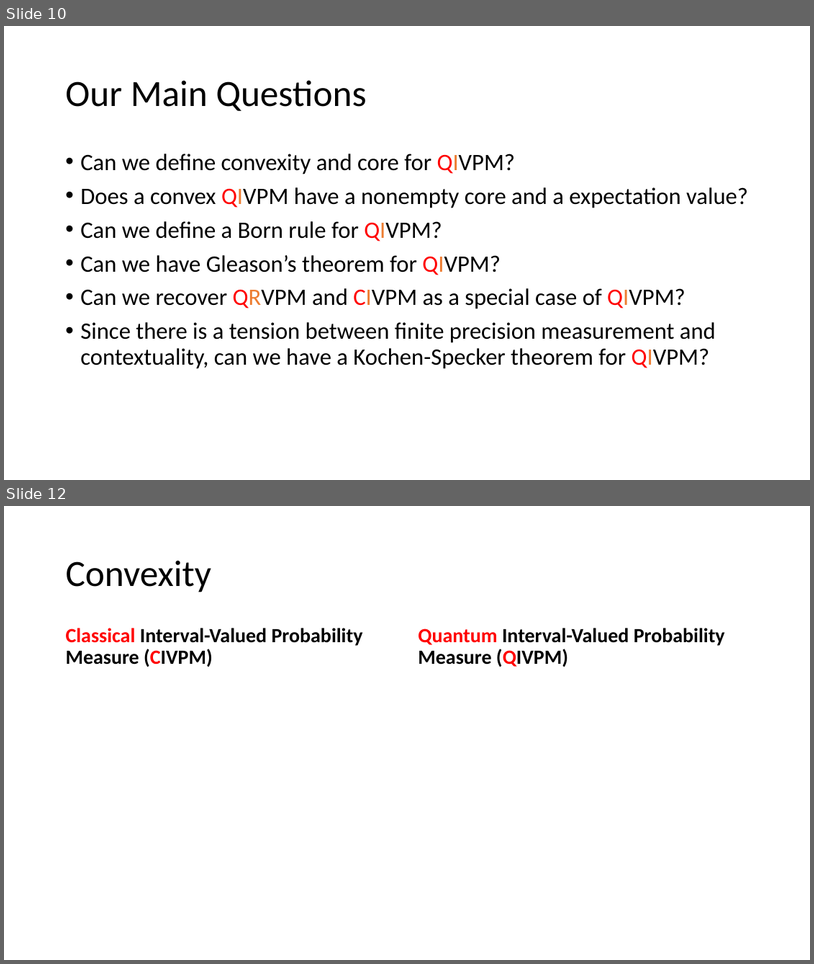
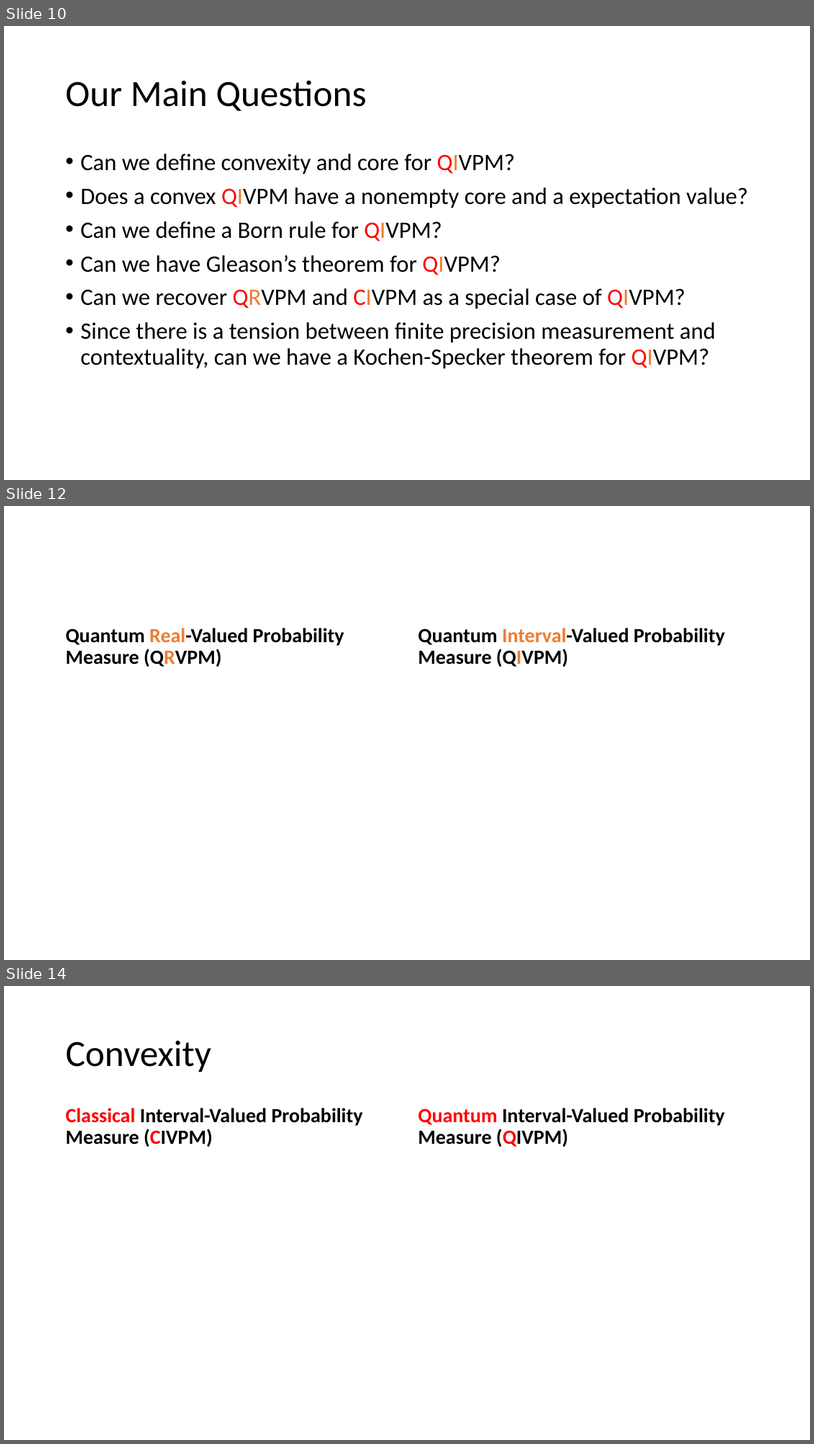
Before and after one commit to yuttai/Contextuality-and-Nonlocality-in-Discrete-Quantum-Theory, a slide deck: prop_letter.pptx. Shown one above the other, each under a label of ours: slides 10 and 12 before the commit, slides 10, 12 and 14 after it; the slides between them are not shown. The pictures are 814x964 and 814x1444 pixels, drawn with LibreOffice and Linux fonts; fonts in the diff are those of the drawing; grey boxes stand for pictures. Boxes give left, top, right and bottom in pixels: in the first picture for what was removed or moved away, otherwise in the second. Text is boxed around its words. In the diff, an @@ line names an element or a change of style, - is before the commit and + after.

Commit message:
prop_letter.pptx "Recover QRVPM and CIVPM as a special case" Added...

```diff
--- a/prop_letter.pptx
+++ b/prop_letter.pptx
@@ slide 12 added at bbox=[4, 506, 810, 960], background #FFFFFF @@
@@ text added at bbox=[66, 628, 345, 667], 24 pt, text #000000, bold @@
+Quantum Real-Valued Probability Measure (QRVPM)
@@ text added at bbox=[418, 628, 725, 667], 24 pt, text #000000, bold @@
+Quantum Interval-Valued Probability Measure (QIVPM)
@@ what was slide 12 is now slide 14 @@
```
Also in this commit, not shown: 1 slide changed, 2 other slides added.
